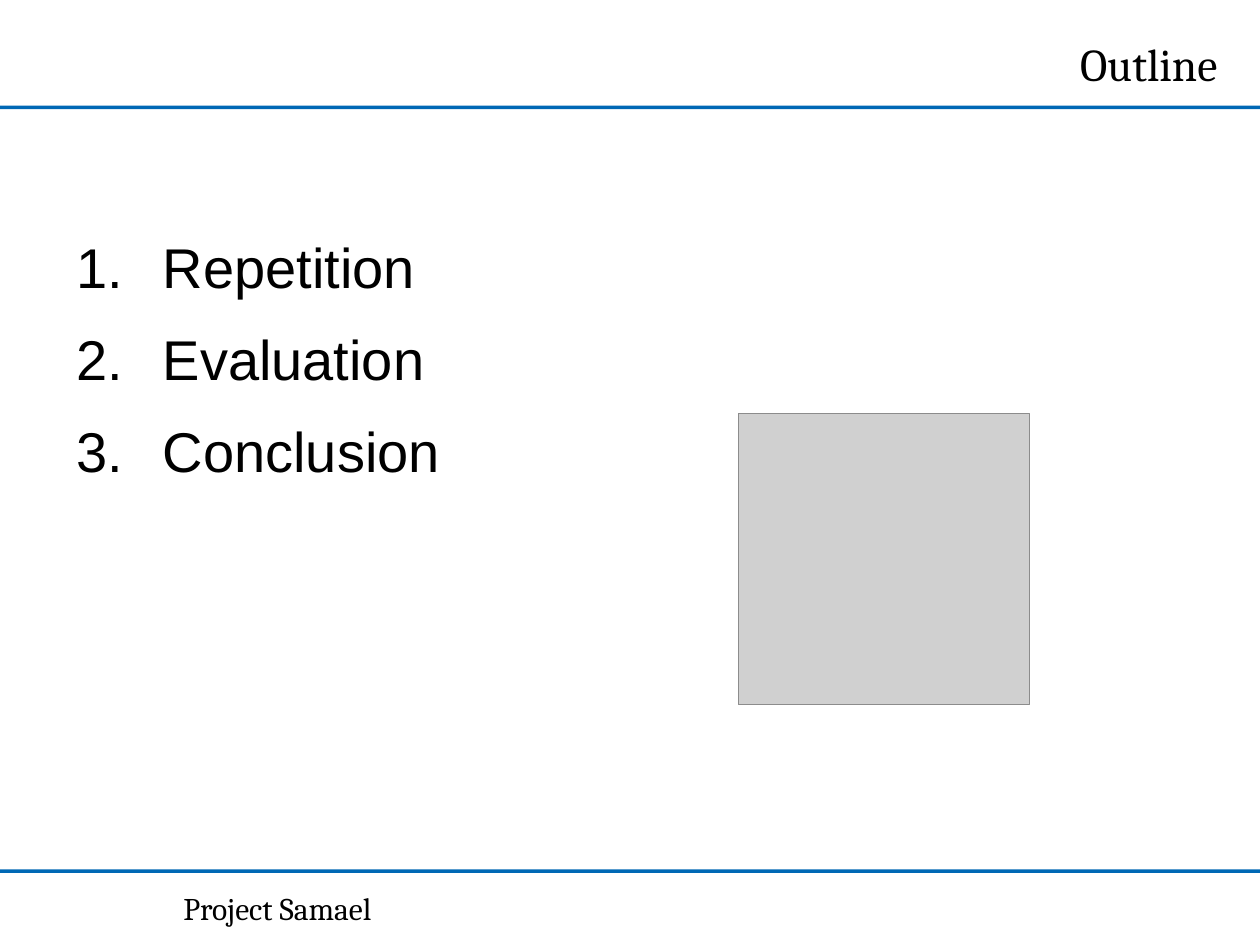
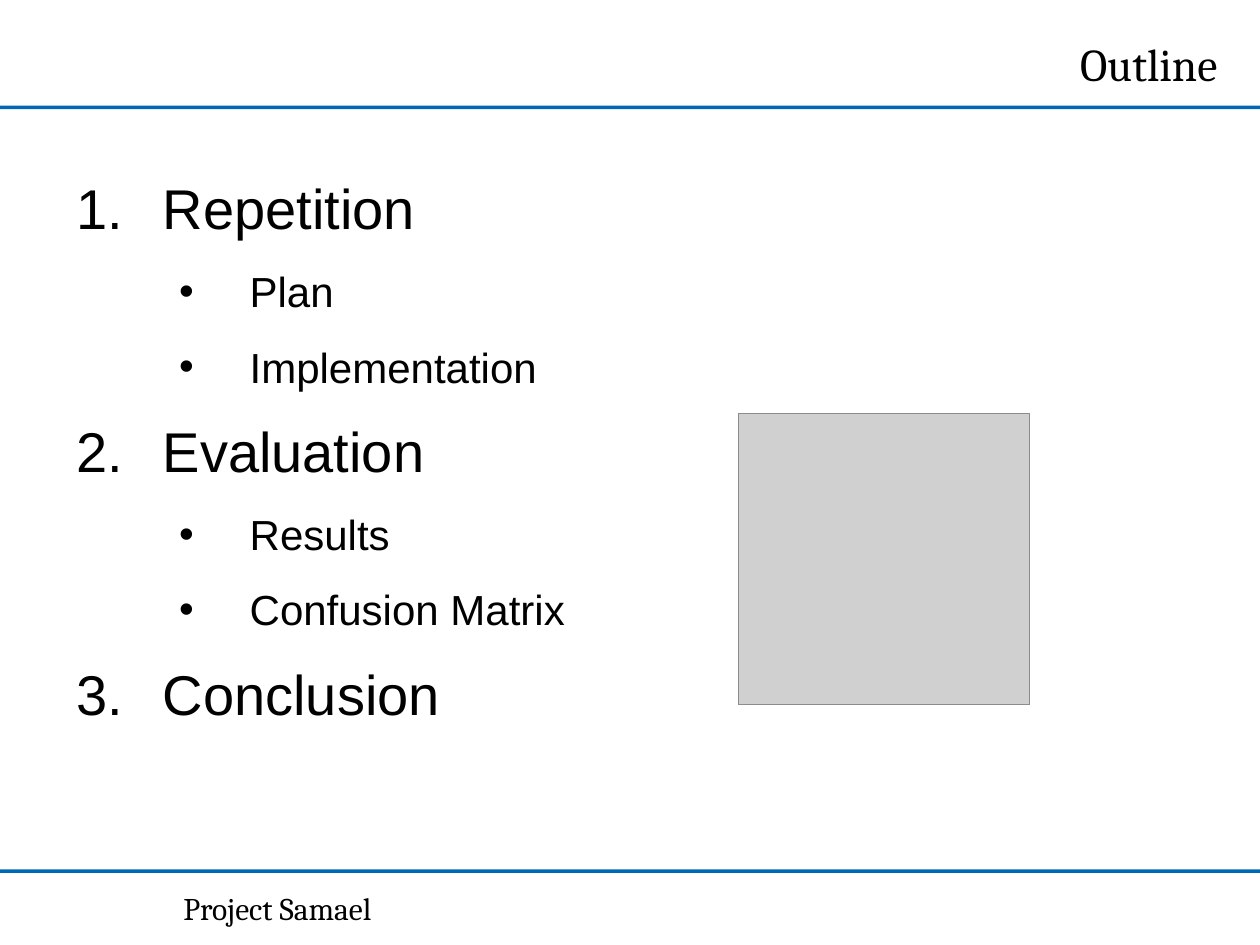
Before and after one commit to NPTricky/img-classification-ss13, a slide deck: slide 2 of doc/PPT-2013-07-10/m3-presentation.ppt. Drawn at 1260x945 pixels with LibreOffice and Linux fonts; fonts in the diff are those of the drawing; grey boxes stand for pictures; background and template pictures are left out. Boxes give left, top, right and bottom in pixels: in the first picture for what was removed or moved away, otherwise in the second. Text is boxed around its words. In the diff, an @@ line names an element or a change of style, - is before the commit and + after.

```diff
--- a/doc/PPT-2013-07-10/m3-presentation.ppt
+++ b/doc/PPT-2013-07-10/m3-presentation.ppt
@@ text "Repetition": place and size @@
-text "Repetition" at box(163, 247, 440, 473)
+text "Repetition" at box(163, 188, 564, 716)
@@ text at box(250, 276, 537, 391): paragraphs added @@
+  • Plan
+  • Implementation
@@ text at box(250, 519, 564, 626): paragraphs added @@
+  • Results
+  • Confusion Matrix
```
Also in this commit, not shown: 2 other slides changed, 1 slide added, 1 other file.
